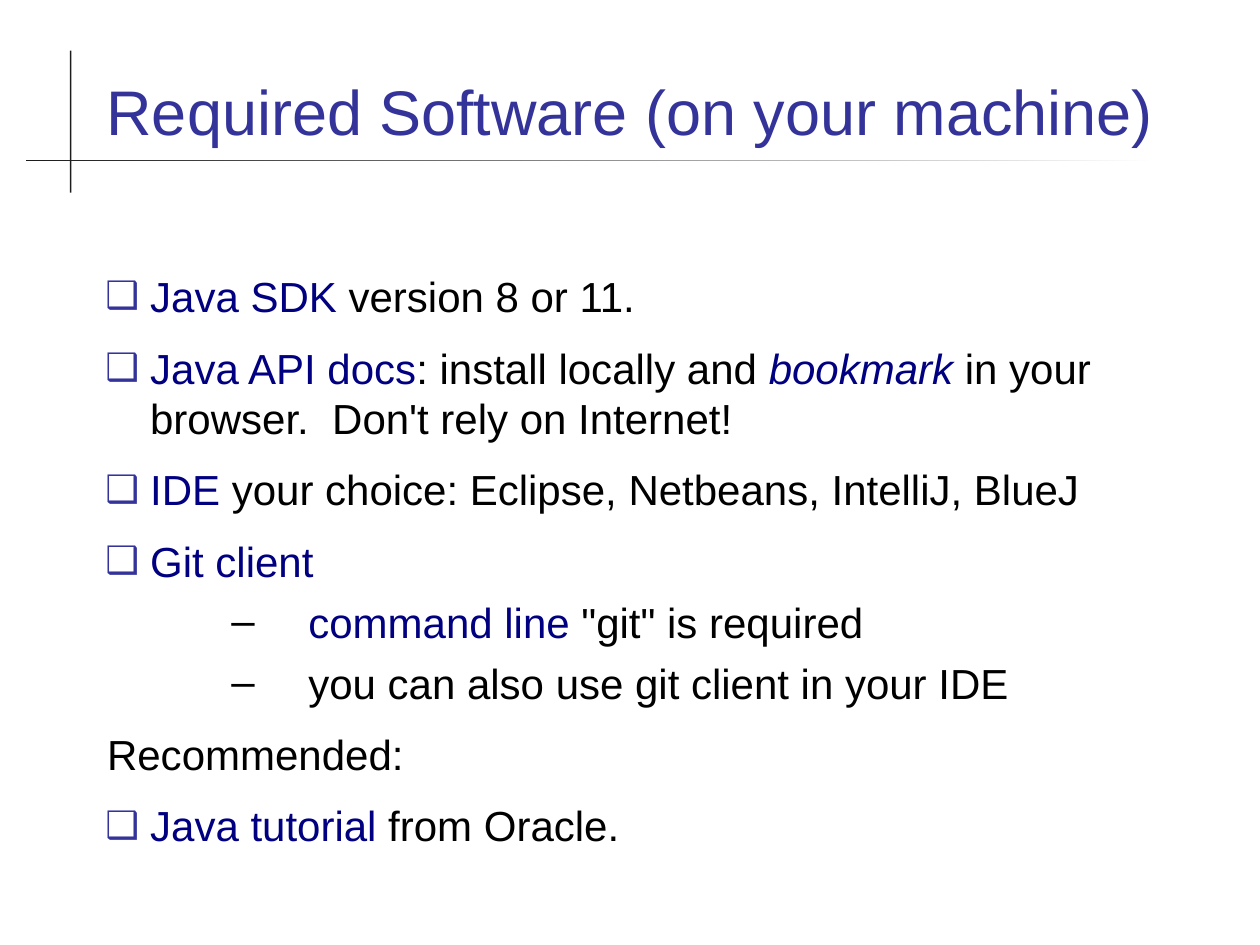
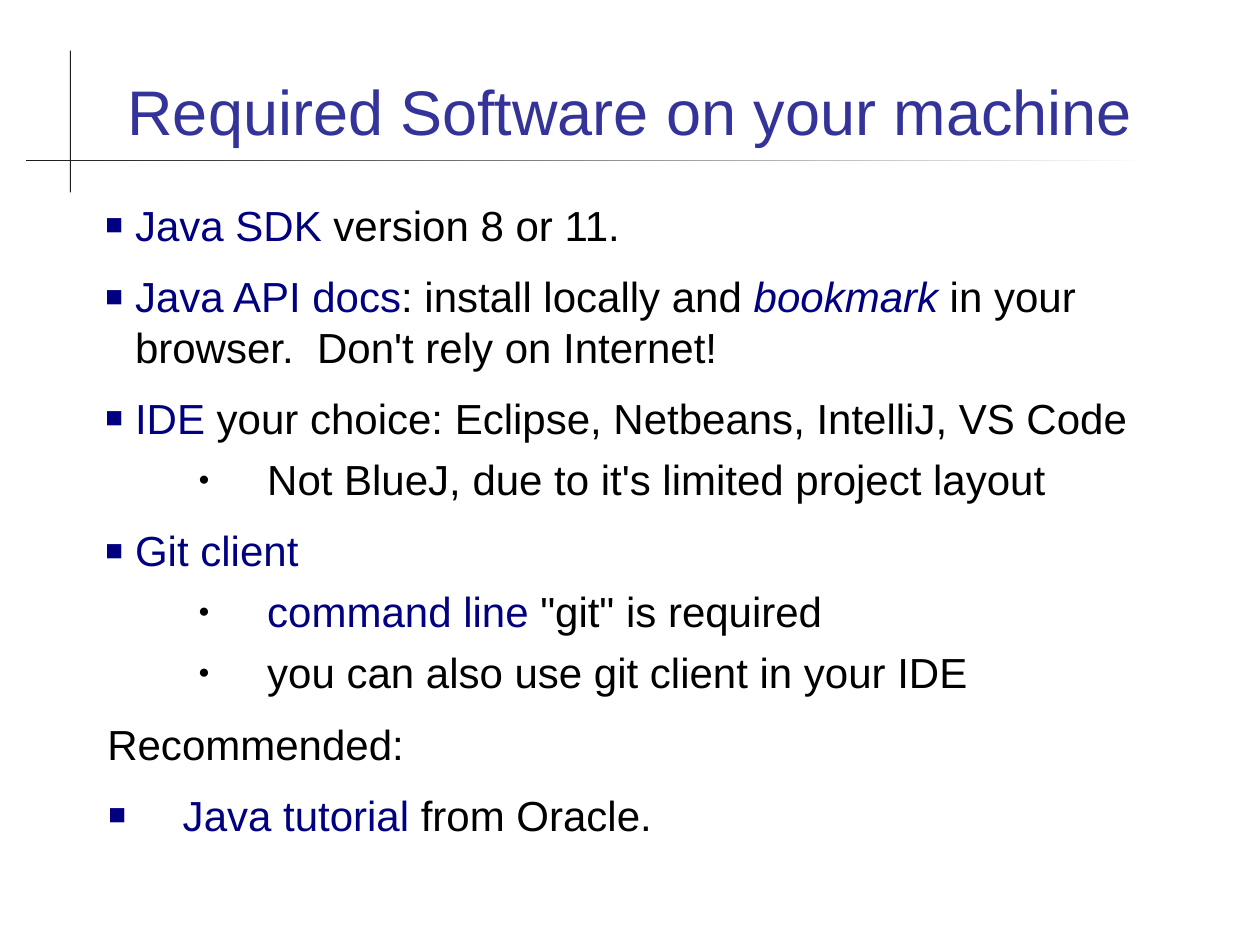
Before and after one commit to skeoop/skeoop.github.io, a slide deck: slide 13 of intro/Introduction-to-Course.ppt. Drawn at 1260x945 pixels with LibreOffice and Linux fonts; fonts in the diff are those of the drawing. Boxes give left, top, right and bottom in pixels: in the first picture for what was removed or moved away, otherwise in the second. Text is boxed around its words. In the diff, an @@ line names an element or a change of style, - is before the commit and + after.

Commit message:
formatting of intro slides

```diff
--- a/intro/Introduction-to-Course.ppt
+++ b/intro/Introduction-to-Course.ppt
@@ title at [127,89,1132,147]: text changed @@
-Required Software (on your machine)
+Required Software on your machine
@@ text at [107,210,1076,832]: bullet ❑ to ■; bullet colour #333399 to #000080; bullet – to ● @@
@@ text at [135,403,1126,503]: text changed @@
-❑ IDE your choice: Eclipse, Netbeans, IntelliJ, BlueJ
+■ IDE your choice: Eclipse, Netbeans, IntelliJ, VS Code
+  ● Not BlueJ, due to it's limited project layout
```
Also in this commit, not shown: 14 other slides changed, 1 other file.
